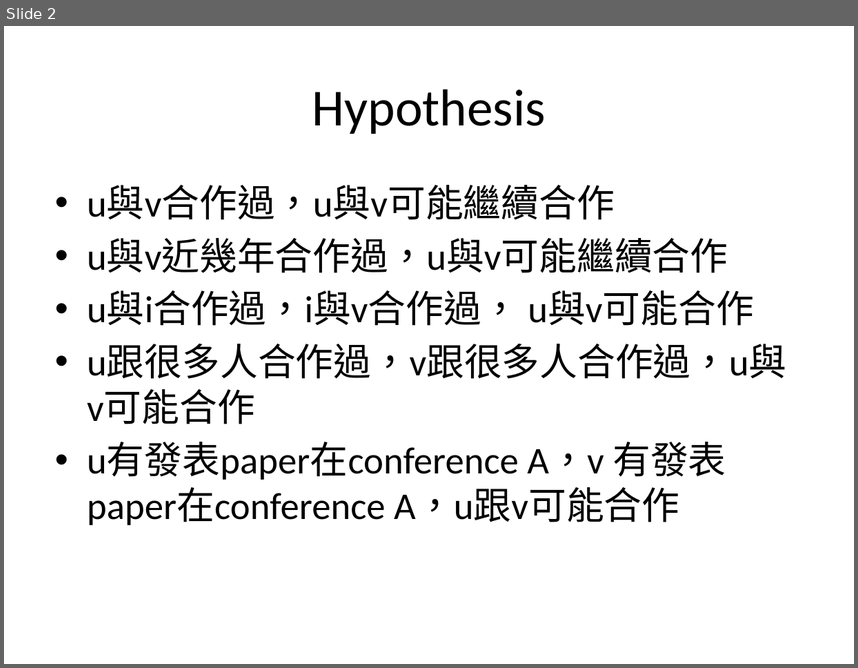
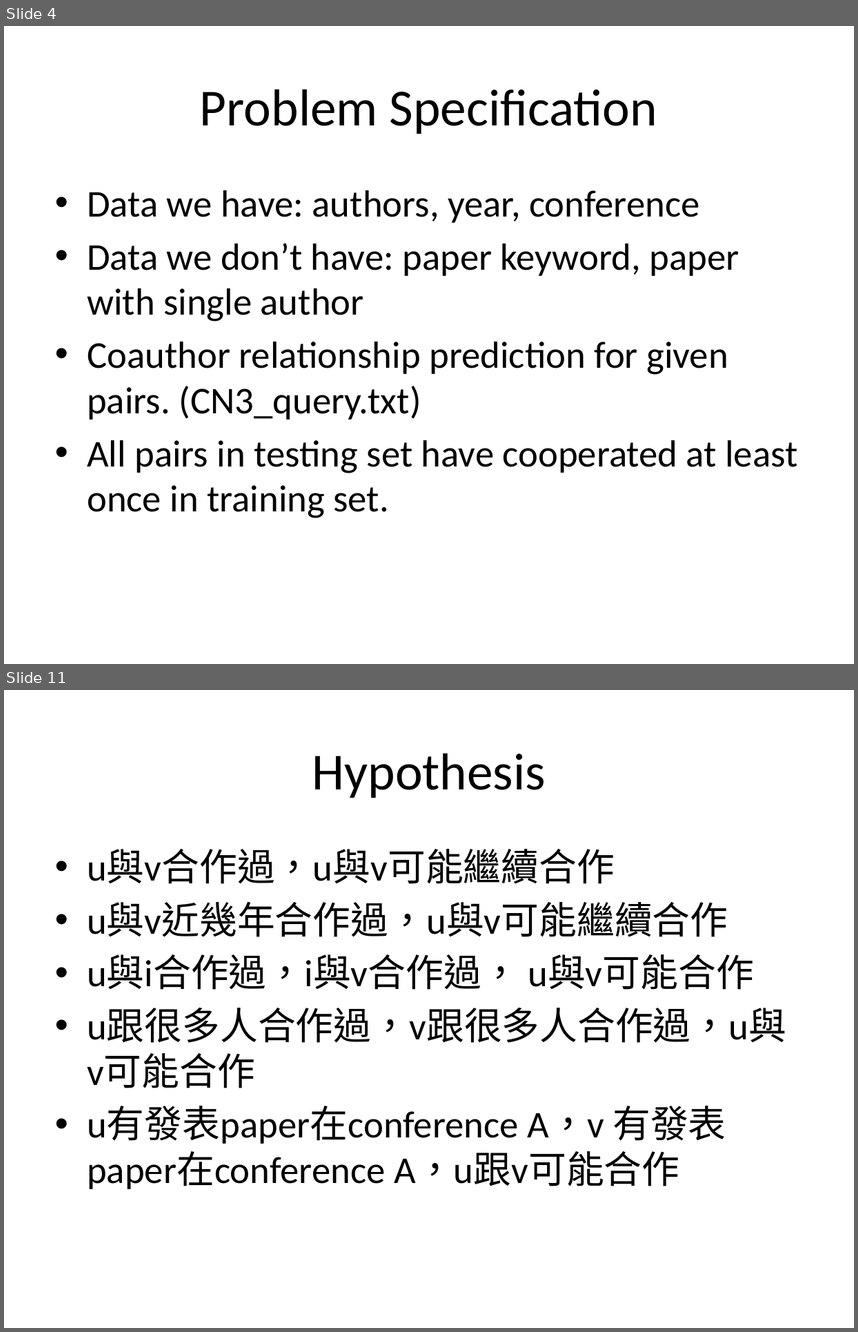
Before and after one commit to yftung7/2014_DM_Project, a slide deck: Project/Readme_v2.pptx. Shown one above the other, each under a label of ours: slide 2 before the commit, slides 4 and 11 after it; the slides between them are not shown. The pictures are 858x668 and 858x1332 pixels, drawn with LibreOffice and Linux fonts; fonts in the diff are those of the drawing. Boxes give left, top, right and bottom in pixels: in the first picture for what was removed or moved away, otherwise in the second. Text is boxed around its words. In the diff, an @@ line names an element or a change of style, - is before the commit and + after.

Commit message:
presentation slides

```diff
--- a/Project/Readme_v2.pptx
+++ b/Project/Readme_v2.pptx
@@ slide 4 added at (4,26,854,664), background #FFFFFF @@
@@ title added at (200,89,657,134), 44 pt, text #000000 @@
+Problem Specification
@@ text added at (87,190,797,518), 32 pt, text #000000 @@
+• Data we have: authors, year, conference
+• Data we don’t have: paper keyword, paper with single author
+• Coauthor relationship prediction for given pairs. (CN3_query.txt)
+• All pairs in testing set have cooperated at least once in training set.
@@ what was slide 2 is now slide 11 @@
```
Also in this commit, not shown: 9 other slides added, 1 slide removed.
